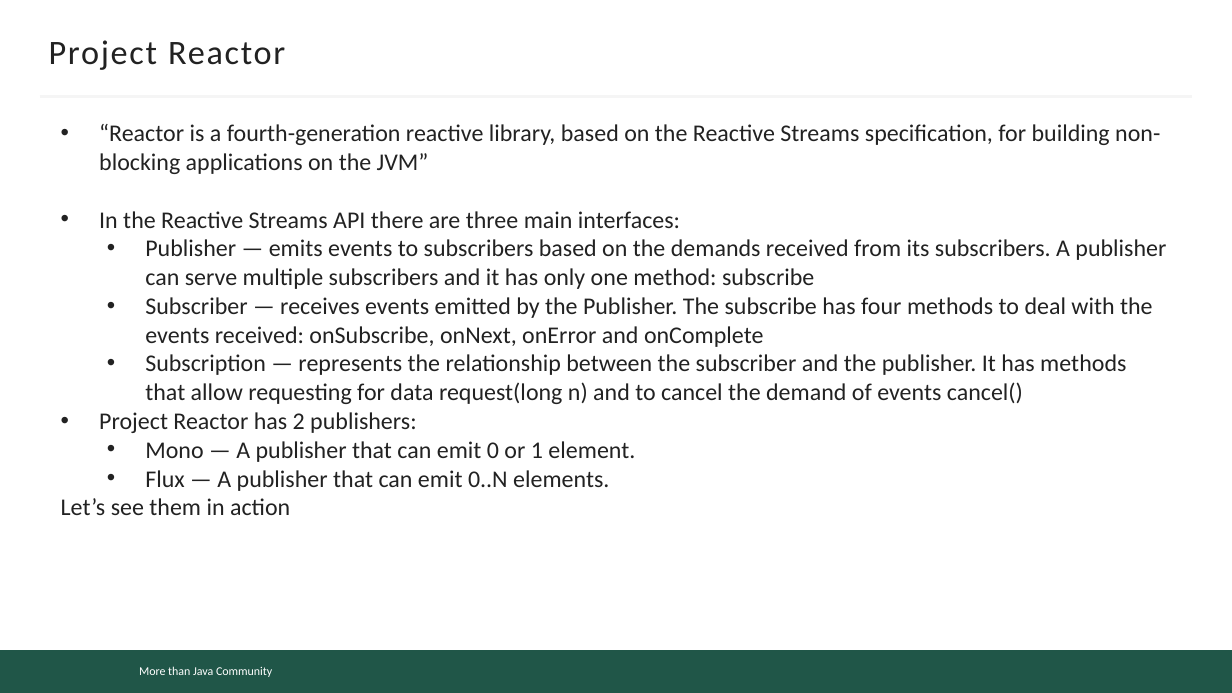
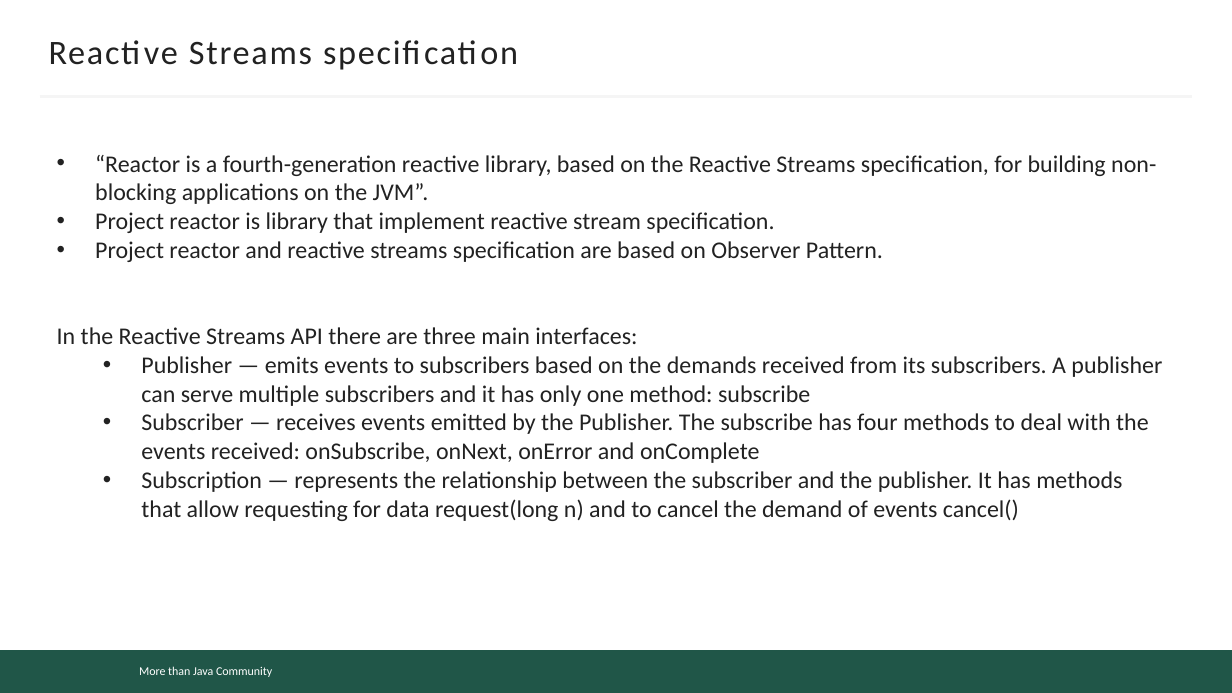
Before and after one commit to mjc-school/mentors-handsbook, a slide deck: slide 7 of light-talks/reactive/reactive.pptx. Drawn at 1232x693 pixels with LibreOffice and Linux fonts; fonts in the diff are those of the drawing; background and template pictures are left out. Boxes give left, top, right and bottom in pixels: in the first picture for what was removed or moved away, otherwise in the second. Text is boxed around its words. In the diff, an @@ line names an element or a change of style, - is before the commit and + after.

Commit message:
update demo and presentation for reactive programming talk

```diff
--- a/light-talks/reactive/reactive.pptx
+++ b/light-talks/reactive/reactive.pptx
@@ title at <box>189,42,312,65</box>: text changed @@
-Project Reactor
+Reactive Streams specification
@@ text "“Reactor is a fourth-generation reactive ...": place and size @@
-text "“Reactor is a fourth-generation reactive ..." at <box>61,124,1166,515</box>
+text "“Reactor is a fourth-generation reactive ..." at <box>57,155,1162,521</box>
@@ text at <box>95,155,1156,262</box>: text changed @@
-• “Reactor is a fourth-generation reactive library, based on the Reactive Streams specification, for building non-blocking applications on the JVM”
+• “Reactor is a fourth-generation reactive library, based on the Reactive Streams specification, for building non-blocking applications on the JVM”.
+• Project reactor is library that implement reactive stream specification.
+• Project reactor and reactive streams specification are based on Observer Pattern.
@@ text at <box>57,327,637,344</box>: bullet • to none @@
@@ text at <box>61,412,635,515</box>: paragraphs removed @@
-• Project Reactor has 2 publishers:
-  • Mono — A publisher that can emit 0 or 1 element.
-  • Flux — A publisher that can emit 0..N elements.
-Let’s see them in action
```
Also in this commit, not shown: 3 other slides changed, 4 slides added, 1 other file.
